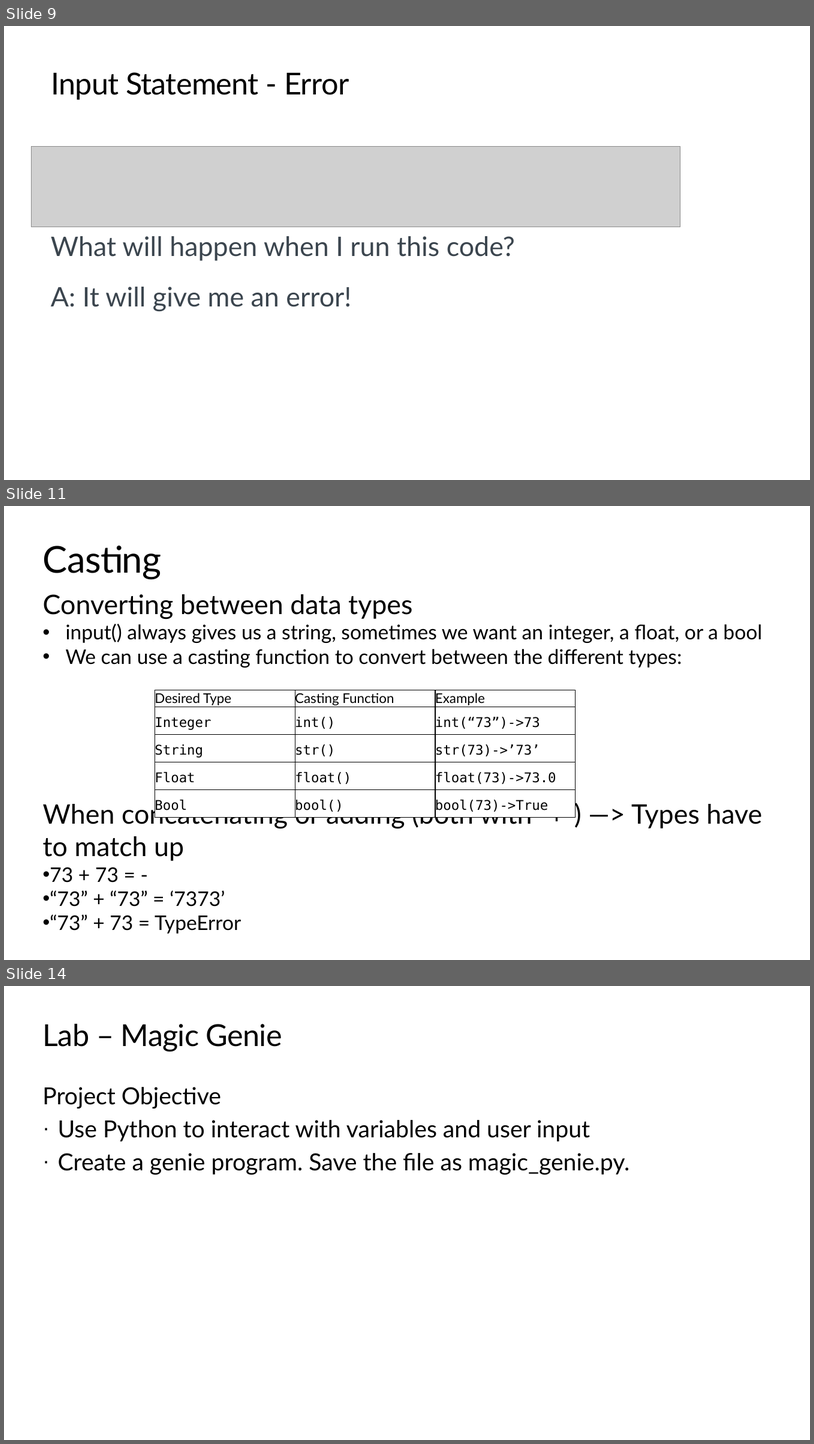
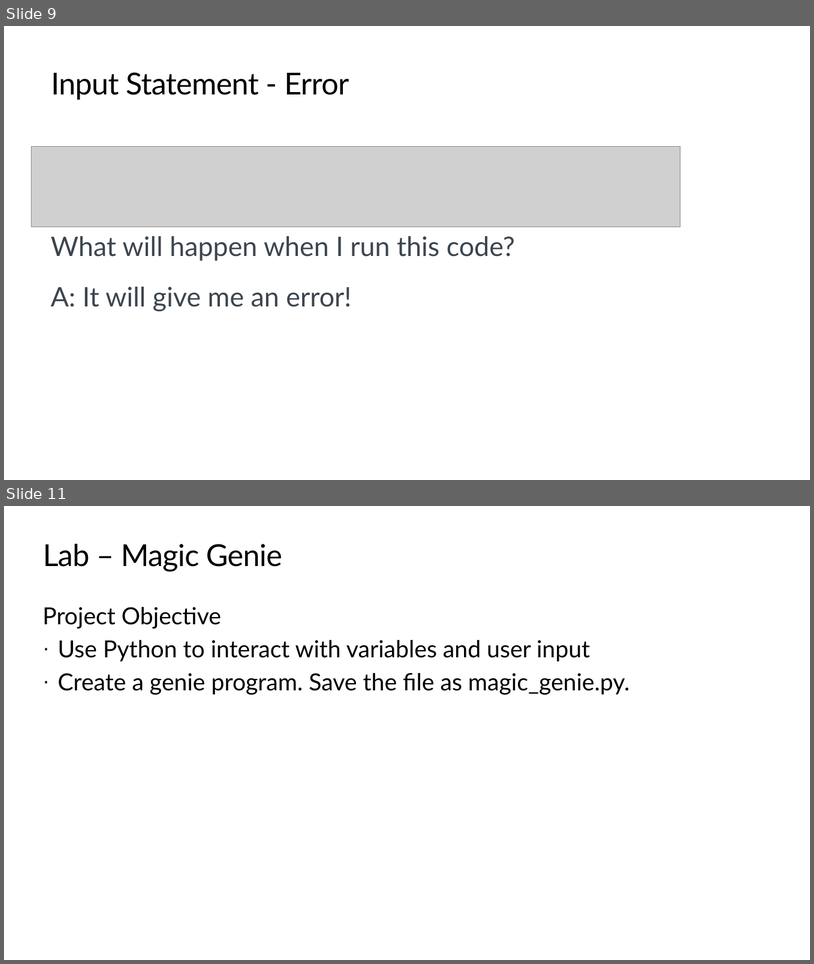
Before and after one commit to TEALSK12/2nd-semester-introduction-to-computer-science, a slide deck: units/1_unit/slidedecks/Intro Python 1.04 TEALS.pptx. Shown one above the other, each under a label of ours: slides 9, 11 and 14 before the commit, slides 9 and 11 after it; the slides between them are not shown. The pictures are 814x1444 and 814x964 pixels, drawn with LibreOffice and Linux fonts; fonts in the diff are those of the drawing; grey boxes stand for pictures; background and template pictures are left out. Boxes give left, top, right and bottom in pixels: in the first picture for what was removed or moved away, otherwise in the second. Text is boxed around its words. In the diff, an @@ line names an element or a change of style, - is before the commit and + after.

Commit message:
Moved Casting from 1.04 to 2.01

```diff
--- a/units/1_unit/slidedecks/Intro Python 1.04 TEALS.pptx
+++ b/units/1_unit/slidedecks/Intro Python 1.04 TEALS.pptx
@@ slide 11 removed at (4,506,810,960), background #FFFFFF @@
@@ title removed at (43,546,162,580) @@
-Casting
@@ text removed at (43,594,762,933) @@
-Converting between data types
-  • input() always gives us a string, sometimes we want an integer, a float, or a bool
-  • We can use a casting function to convert between the different types:
-When concatenating or adding (both with “+”) —> Types have to match up
-• 73 + 73 = -
-• “73” + “73” = ‘7373’
-• “73” + 73 = TypeError
@@ table removed at (155,690,576,817), 5 rows, 3 columns @@
-Desired Type | Casting Function | Example
-Integer | int() | int(“73”)->73
-String | str() | str(73)->’73’
-Float | float() | float(73)->73.0
-Bool | bool() | bool(73)->True
@@ what was slide 14 is now slide 11 @@
```
Also in this commit, not shown: 1 slide changed, 2 other slides removed, 4 other files.
